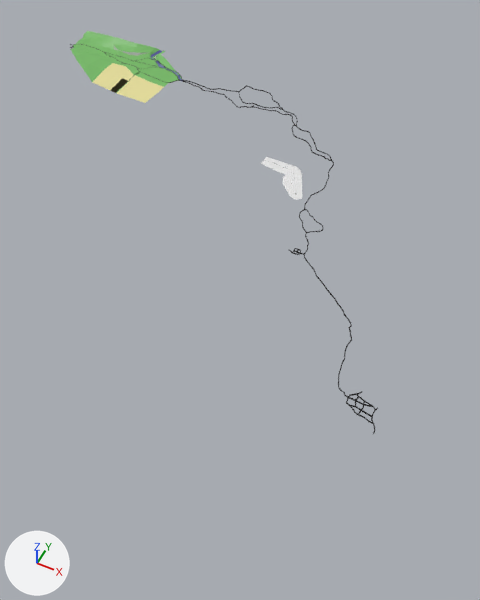
One commit to the FBX model Assets/Models/map.fbx: the scene before it, then after it.
Rendered twice from a 50 mm camera at (2741.0, -7090.0, 5852.0) aimed at (77.0, -1762.0, -807.0). Every picture has the same lights, and +X, +Y and +Z are marked at lower left. Where no turn or scale is listed for an object, it has been applied to the vertices. Vertices at the same position are counted once.

The first picture shows 'Plane', 'Дорога', 'Земля6'.
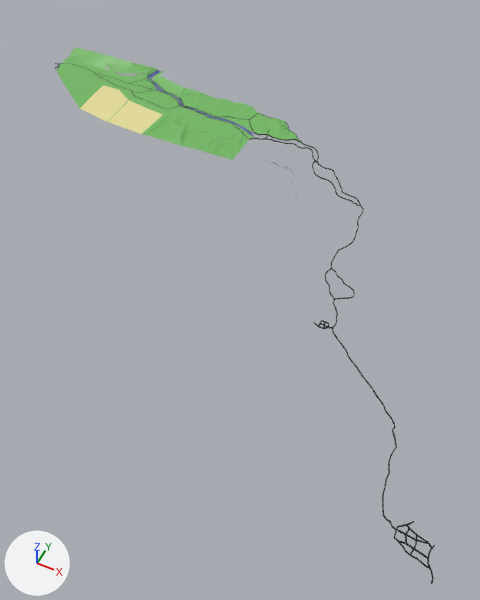
Where the newer file only moved an object's origin or applied its transform, the numbers keep the older frame.

What differs and where, as boxes [x1, y1, x2, y2] in the pictures (480 x 600 px):
'Земля8', added
    after: [56, 63, 249, 160]
'Земля6', deleted
    before: [71, 31, 182, 103]
'Дорога', reshaped (23% wider, 34% taller)
    before: [70, 44, 378, 434]
    after: [55, 63, 435, 584]
'Земля5', added (green)
    after: [63, 47, 255, 139]
'Земля10', added (green)
    after: [152, 74, 258, 119]
'Plane', deleted
    before: [261, 157, 303, 200]
'Земля9', added (green)
    after: [250, 113, 301, 142]
'Земля3', added (green)
    after: [133, 90, 180, 109]
'Земля1', added
    after: [96, 73, 153, 93]
'Земля2', added
    after: [130, 80, 154, 88]

Patch to the scene script:
```diff
--- a/Assets/Models/map.fbx.py
+++ b/Assets/Models/map.fbx.py
@@ me_plane_008 @@
 # used by ob_дорога; location = (0.0, 0.0, 0.0)
-me_plane_008.from_pydata(...)  # 1779 vertices, 2098 faces; spans x -5054.0..2399.0, y -3412.0..2047.0, z -19.0..16.0
+me_plane_008.from_pydata(...)  # 1779 vertices, 2098 faces; spans x -4879.0..3319.0, y -4579.0..1425.0, z -23.0..15.0
+# me_plane_008 part 1: 1779 of 1779 vertices moved; they spanned x -5054.0..2399.0, y -3412.0..2047.0, z -19.0..16.0 and now span x -4879.0..3319.0, y -4579.0..1425.0, z -23.0..15.0; mean shift (579.0, -785.0, -2.0); largest move (2399.0, -3411.0, -9.0) -> (3319.0, -4579.0, -12.0)
 me_plane_008.materials.append(mat_material)
@@ me_plane_010 @@
+me_plane_010.from_pydata(...)  # 528 vertices, 720 faces; spans x -5537.0..-1550.0, y 1395.0..2501.0, z -22.0..143.0
+# faces by material slot: [481, 232, 7]
+me_plane_010.materials.append(mat_material_002)  # green #74b963
+me_plane_010.materials.append(mat_material_003)  # blue #5a60a1
+me_plane_010.materials.append(mat_material_005)  # light grey #c0c0c0
@@ me_plane_012 @@
+me_plane_012.from_pydata(...)  # 252 vertices, 377 faces; spans x -5482.0..-1606.0, y 766.0..1992.0, z -23.0..46.0
+# faces by material slot: [368, 9]
+me_plane_012.materials.append(mat_material_002)  # green #74b963
+me_plane_012.materials.append(mat_material_007)  # beige #e7de9a
@@ me_plane_003 @@
+me_plane_003.from_pydata(...)  # 86 vertices, 110 faces; spans x -4777.0..-3590.0, y 1722.0..1932.0, z 0.0..9.0
+me_plane_003.materials.append(mat_material_002)  # green #74b963
@@ me_plane_013 @@
+me_plane_013.from_pydata(...)  # 117 vertices, 175 faces; spans x -337.0..616.0, y -273.0..243.0, z -8.0..47.0
+# faces by material slot: [158, 17]
+me_plane_013.materials.append(mat_material_002)  # green #74b963
+me_plane_013.materials.append(mat_material_005)  # light grey #c0c0c0
@@ me_plane_004 @@
+me_plane_004.from_pydata(...)  # 117 vertices, 184 faces; spans x -4093.0..-3661.0, y 1910.0..2116.0, z -2.0..12.0
+me_plane_004.materials.append(mat_material_002)  # green #74b963
@@ me_plane_016 @@
+me_plane_016.from_pydata(...)  # 201 vertices, 276 faces; spans x -3821.0..-1783.0, y 1682.0..2336.0, z -2.0..68.0
+# faces by material slot: [260, 16]
+me_plane_016.materials.append(mat_material_002)  # green #74b963
+me_plane_016.materials.append(mat_material_005)  # light grey #c0c0c0
@@ me_plane_005 @@
+me_plane_005.from_pydata(...)  # 87 vertices, 111 faces; spans x -3883.0..-2986.0, y 1528.0..1920.0, z -2.0..15.0
+me_plane_005.materials.append(mat_material_002)  # green #74b963
@@ ob_земля6 @@
-ob_земля6 = bpy.data.objects.new('Земля6', me_plane_001)
-ob_земля6.location = (-3221.0, 1910.0, 8.0)
@@ ob_plane @@
-ob_plane = bpy.data.objects.new('Plane', me_plane)
-ob_plane.location = (0.0, 0.0, -3.0)
@@ ob_земля5 @@
+ob_земля5 = bpy.data.objects.new('Земля5', me_plane_010)
+ob_земля5.location = (680.0, -826.0, -2.0)
@@ ob_земля8 @@
+ob_земля8 = bpy.data.objects.new('Земля8', me_plane_012)
+ob_земля8.location = (680.0, -826.0, -3.0)
@@ ob_земля1 @@
+ob_земля1 = bpy.data.objects.new('Земля1', me_plane_003)
+ob_земля1.location = (680.0, -826.0, -3.0)
@@ ob_земля9 @@
+ob_земля9 = bpy.data.objects.new('Земля9', me_plane_013)
+ob_земля9.location = (-816.0, 991.0, 3.0)
@@ ob_земля2 @@
+ob_земля2 = bpy.data.objects.new('Земля2', me_plane_004)
+ob_земля2.location = (680.0, -826.0, -3.0)
@@ ob_земля10 @@
+ob_земля10 = bpy.data.objects.new('Земля10', me_plane_016)
+ob_земля10.location = (680.0, -826.0, -3.0)
@@ ob_земля3 @@
+ob_земля3 = bpy.data.objects.new('Земля3', me_plane_005)
+ob_земля3.location = (680.0, -826.0, -1.0)
```
